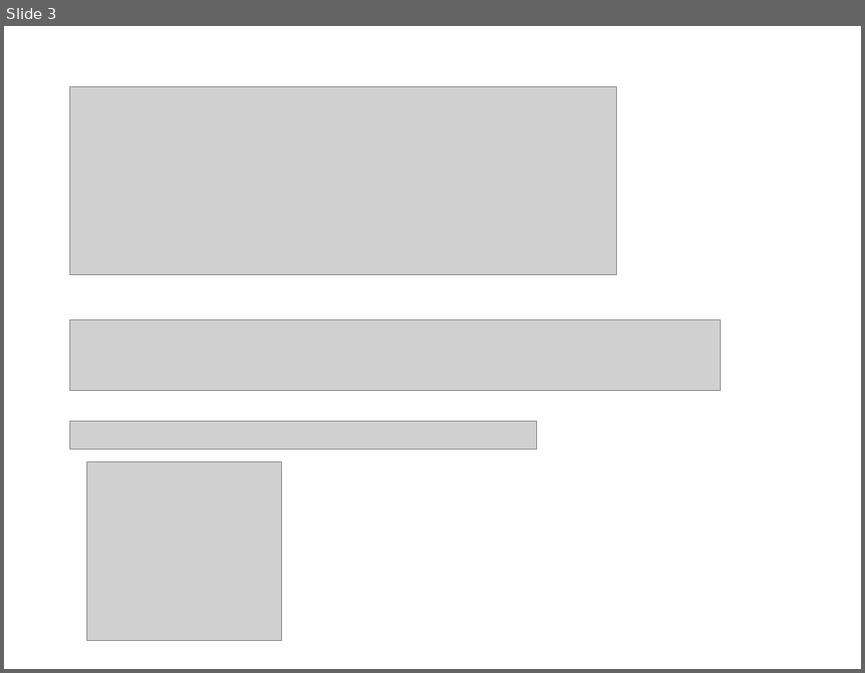
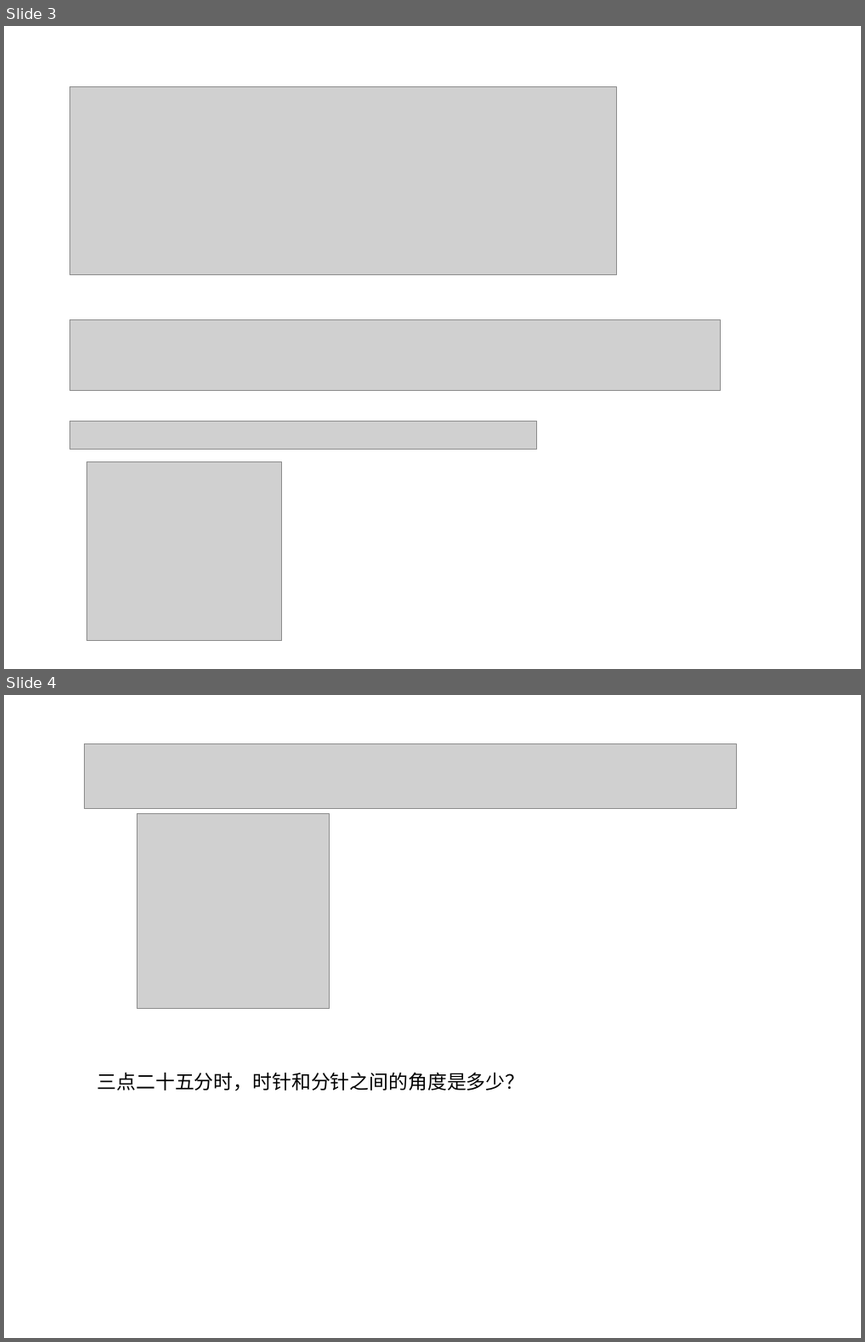
Before and after one commit to ericzhang/english-math, a slide deck: math/grade-7-上/7上数学北师大版-unit-4-基本平面图形.ppt. Shown one above the other, each under a label of ours: slide 3 before the commit, slides 3 and 4 after it. The pictures are 865x673 and 865x1342 pixels, drawn with LibreOffice and Linux fonts; fonts in the diff are those of the drawing; grey boxes stand for pictures. Boxes give left, top, right and bottom in pixels: in the first picture for what was removed or moved away, otherwise in the second. Text is boxed around its words. In the diff, an @@ line names an element or a change of style, - is before the commit and + after.

```diff
--- a/math/grade-7-上/7上数学北师大版-unit-4-基本平面图形.ppt
+++ b/math/grade-7-上/7上数学北师大版-unit-4-基本平面图形.ppt
@@ slide 4 added at [4,695,861,1338], background #FFFFFF @@
@@ picture added at [85,744,738,808] @@
@@ picture added at [137,814,330,1009] @@
@@ text added at [98,1072,525,1091], 18 pt, text #000000 @@
+三点二十五分时，时针和分针之间的角度是多少？
```
Also in this commit, not shown: 1 slide removed.
